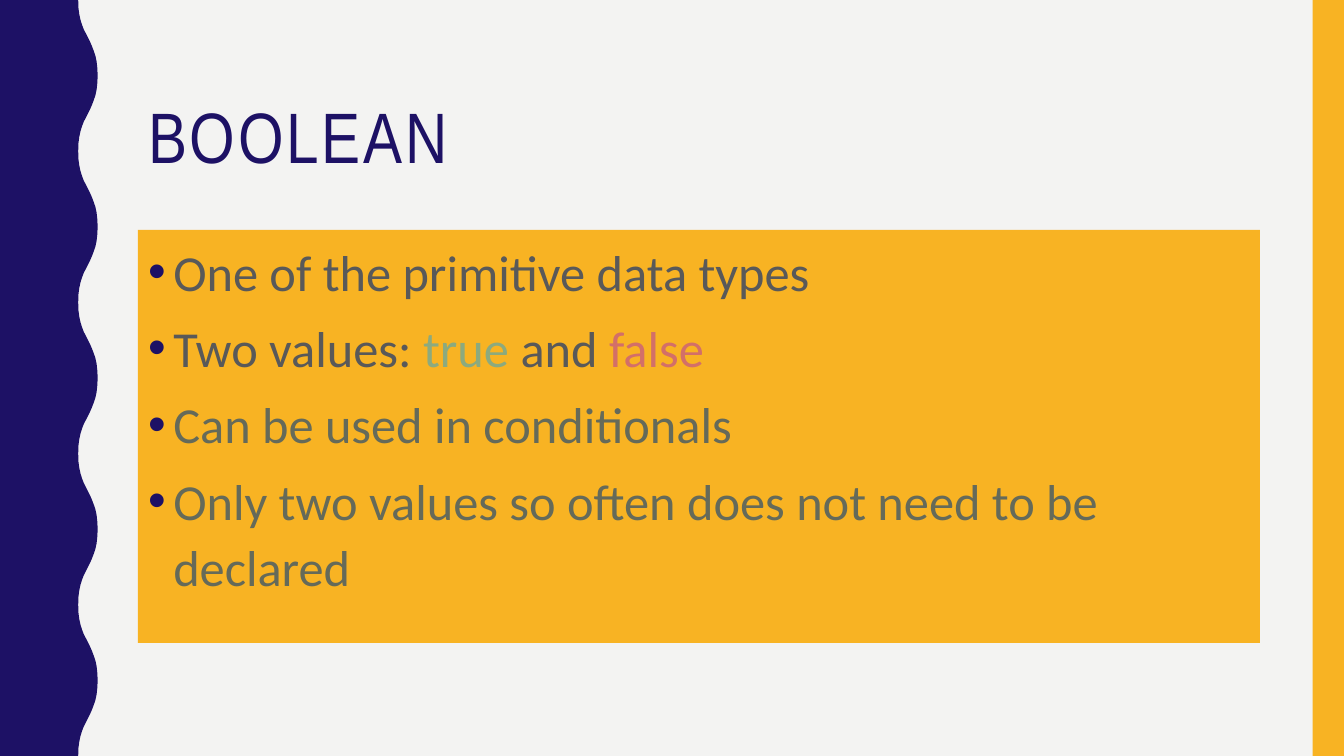
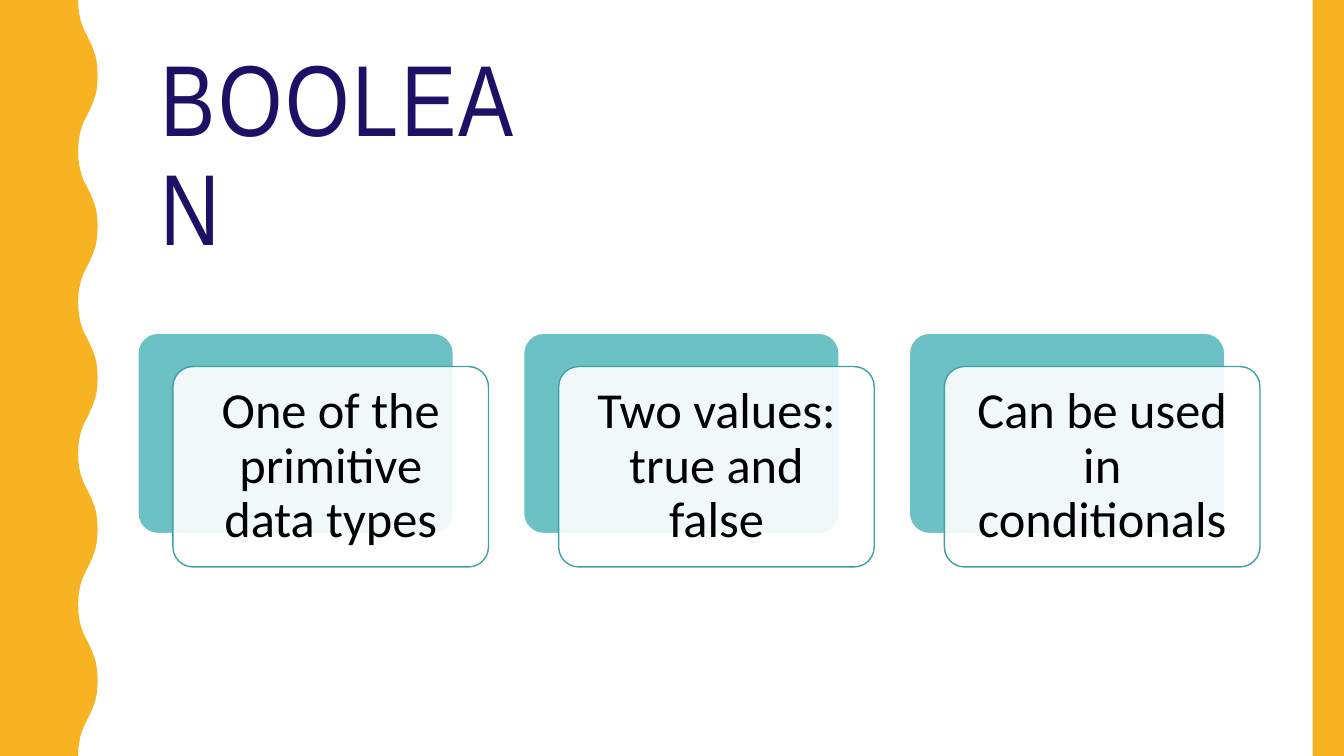
Before and after one commit to annemariecabs/it-girls-camp, a slide deck: slide 2 of slides/Conditionals.pptx. Drawn at 1344x756 pixels with LibreOffice and Linux fonts; fonts in the diff are those of the drawing. Boxes give left, top, right and bottom in pixels: in the first picture for what was removed or moved away, otherwise in the second. Text is boxed around its words. In the diff, an @@ line names an element or a change of style, - is before the commit and + after.

```diff
--- a/slides/Conditionals.pptx
+++ b/slides/Conditionals.pptx
@@ background #F3F3F2 to #FFFFFF @@
@@ rectangle added at [0,0,1344,756], fill #FFFFFF @@
@@ freeform shape added at [0,0,98,756], fill #F8B323 @@
@@ title "BOOLEAN": place and size @@
-title "BOOLEAN" at [148,113,447,164]
+title "BOOLEAN" at [150,77,563,241]
@@ title "BOOLEAN" at [150,77,563,241]: size 51 to 72 pt; vertical alignment top to middle @@
@@ text removed at [138,230,1260,643] @@
-• One of the primitive data types
-• Two values: true and false
-• Can be used in conditionals
-• Only two values so often does not need to be declared
@@ group added at [138,334,1260,568]: 6 rounded rectangles, 3 texts @@
+One of the primitive data types
+Two values: true and false
+Can be used in conditionals
```
Also in this commit, not shown: 4 other slides changed, 1 slide added, 3 other files.
